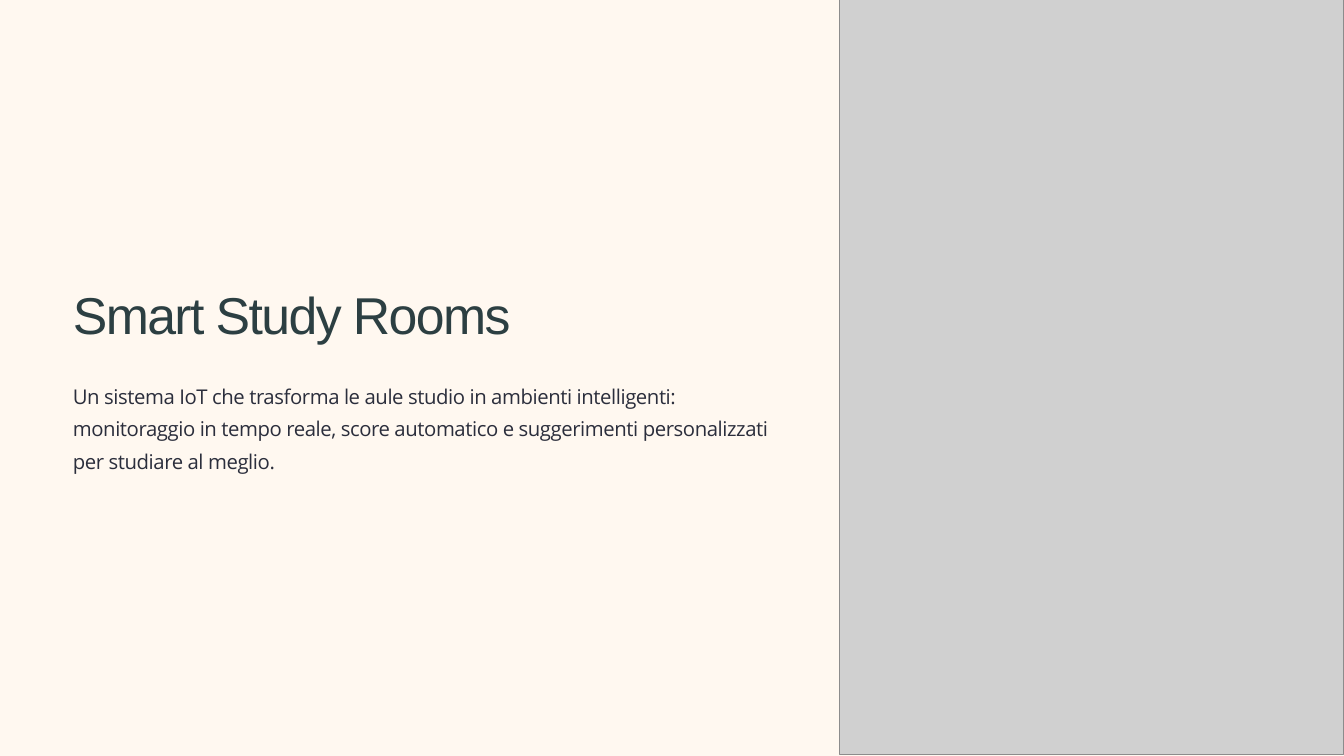
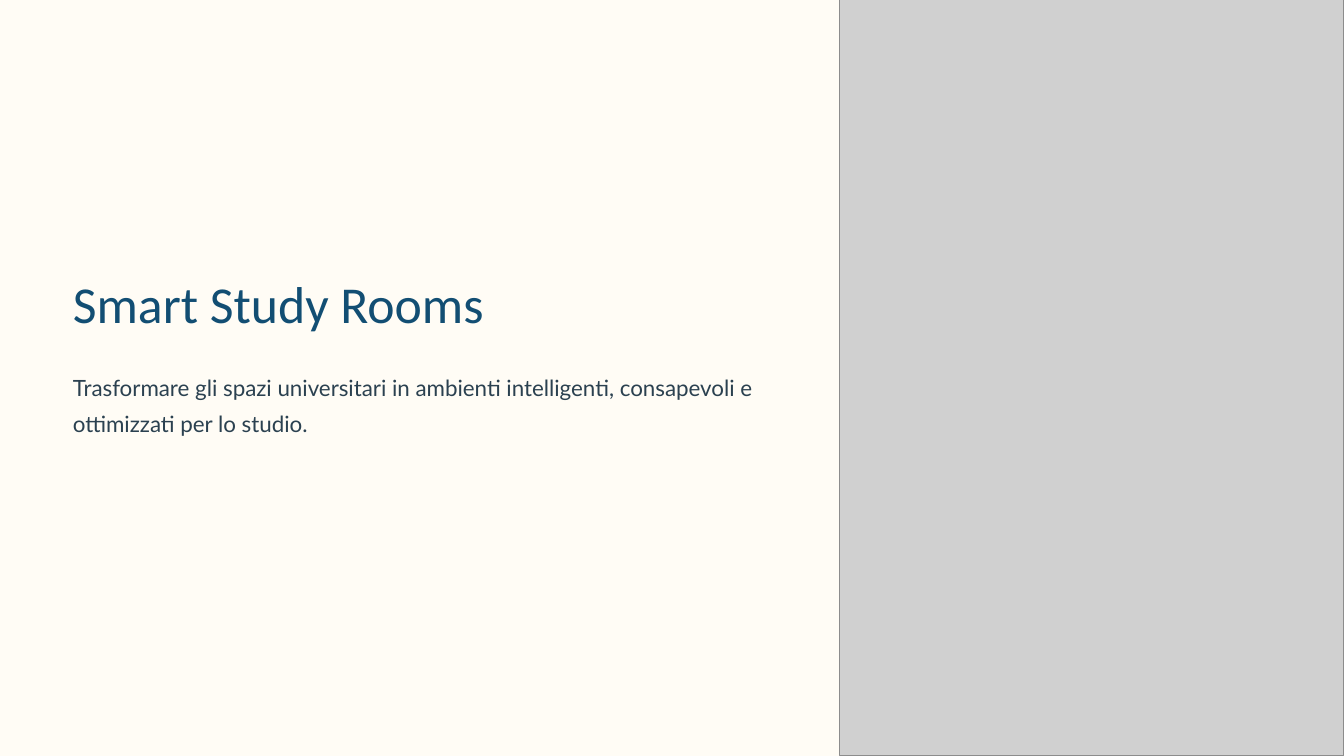
Before and after one commit to leolevro00/Smart-Study-Rooms, a slide deck: slide 1 of presentation/Smart-Study-Rooms.pptx. Drawn at 1344x756 pixels with LibreOffice and Linux fonts; fonts in the diff are those of the drawing; grey boxes stand for pictures; background and template pictures are left out. Boxes give left, top, right and bottom in pixels: in the first picture for what was removed or moved away, otherwise in the second. Text is boxed around its words. In the diff, an @@ line names an element or a change of style, - is before the commit and + after.

```diff
--- a/presentation/Smart-Study-Rooms.pptx
+++ b/presentation/Smart-Study-Rooms.pptx
@@ background #FFFFFF to #000000 @@
@@ rectangle at (0,0,1344,756): fill #FFF8F0 to #FFFCF5 @@
@@ text "Smart Study Rooms": place and size @@
-text "Smart Study Rooms" at (73,296,511,344)
+text "Smart Study Rooms" at (73,287,483,332)
@@ text "Smart Study Rooms" at (73,287,483,332): font Arial to Calibri, text colour #2C3F42 to #124E73, letter spacing -1.1 to 0 pt @@
@@ text at (73,379,752,436): text changed; size 14.5 to 16 pt; font Open Sans to Lato; text colour #2B2E3C to #2B4150 @@
-Un sistema IoT che trasforma le aule studio in ambienti intelligenti: monitoraggio in tempo reale, score automatico e suggerimenti personalizzati per studiare al meglio.
+Trasformare gli spazi universitari in ambienti intelligenti, consapevoli e ottimizzati per lo studio.
```
Also in this commit, not shown: 4 other slides changed, 8 slides added, 4 slides removed.
